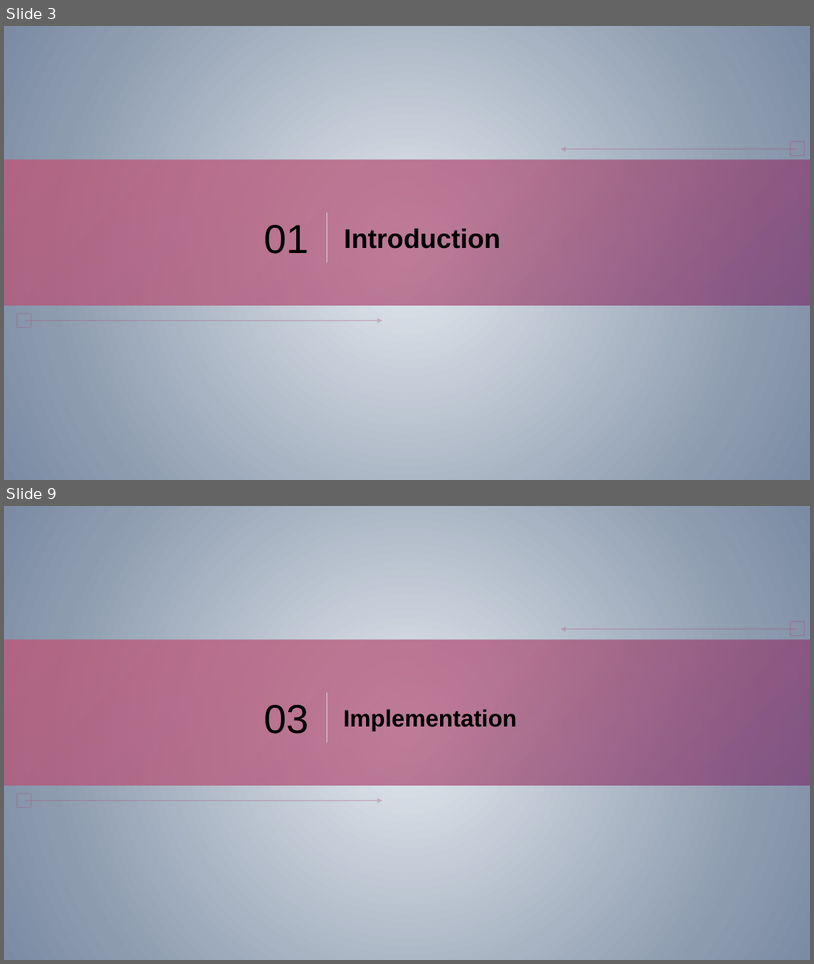
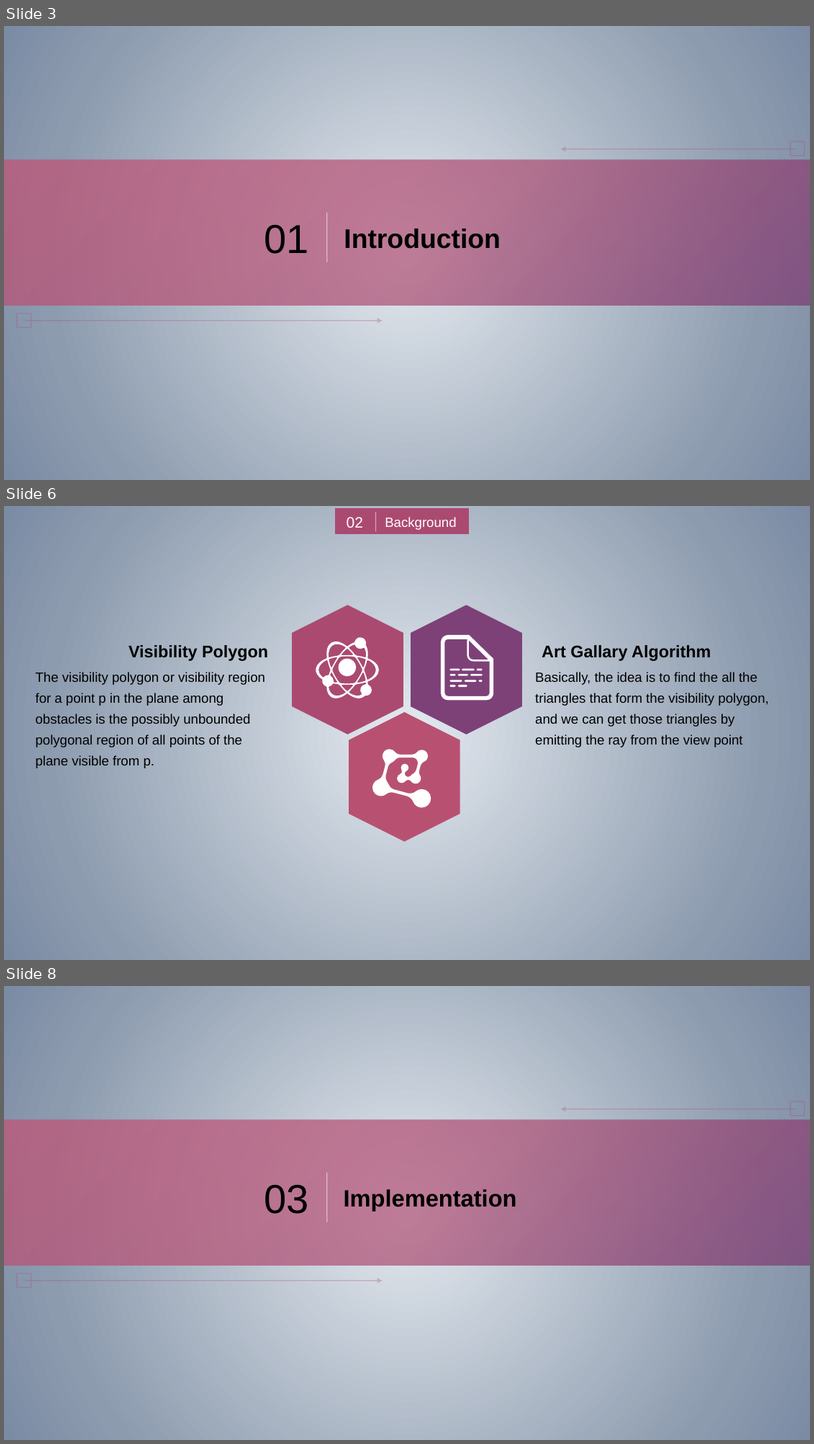
Before and after one commit to zhuangzhuang131419/McGill, a slide deck: COMP396/Presentation.pptx. Shown one above the other, each under a label of ours: slides 3 and 9 before the commit, slides 3, 6 and 8 after it; the slides between them are not shown. The pictures are 814x964 and 814x1444 pixels, drawn with LibreOffice and Linux fonts; fonts in the diff are those of the drawing. Boxes give left, top, right and bottom in pixels: in the first picture for what was removed or moved away, otherwise in the second. Text is boxed around its words. In the diff, an @@ line names an element or a change of style, - is before the commit and + after.

```diff
--- a/COMP396/Presentation.pptx
+++ b/COMP396/Presentation.pptx
@@ slide 6 added at [4,506,810,960], background gradient #E4E9EF to #8C9BAE to #7B8BA4 @@
@@ group added at [335,508,468,534]: 2 texts, 1 rectangle, 1 line @@
+Background
+02
@@ hexagon added at [293,605,404,734], fill #AB4A70 @@
@@ group added at [411,605,522,734]: 13 freeform shapes, 1 hexagon @@
@@ text added at [129,645,268,661], 20 pt, text #000000, bold @@
+Visibility Polygon
@@ freeform shape added at [313,636,383,702], fill #FFFFFF @@
@@ text added at [542,645,711,661], 20 pt, text #000000, bold @@
+Art Gallary Algorithm
@@ text added at [36,672,265,768], 16 pt, text #000000 @@
+The visibility polygon or visibility region for a point p in the plane among obstacles is the possibly unbounded polygonal region of all points of the plane visible from p.
@@ freeform shape added at [339,659,356,676], fill #FFFFFF @@
@@ text added at [535,672,769,747], 16 pt, text #000000 @@
+Basically, the idea is to find the all the triangles that form the visibility polygon, and we can get those triangles by emitting the ray from the view point
@@ hexagon added at [350,712,460,841], fill #B85171 @@
@@ freeform shape added at [373,749,432,808], fill #FFFFFF @@
@@ what was slide 9 is now slide 8 @@
```
Also in this commit, not shown: 3 slides changed, 7 other slides added, 4 slides removed.
